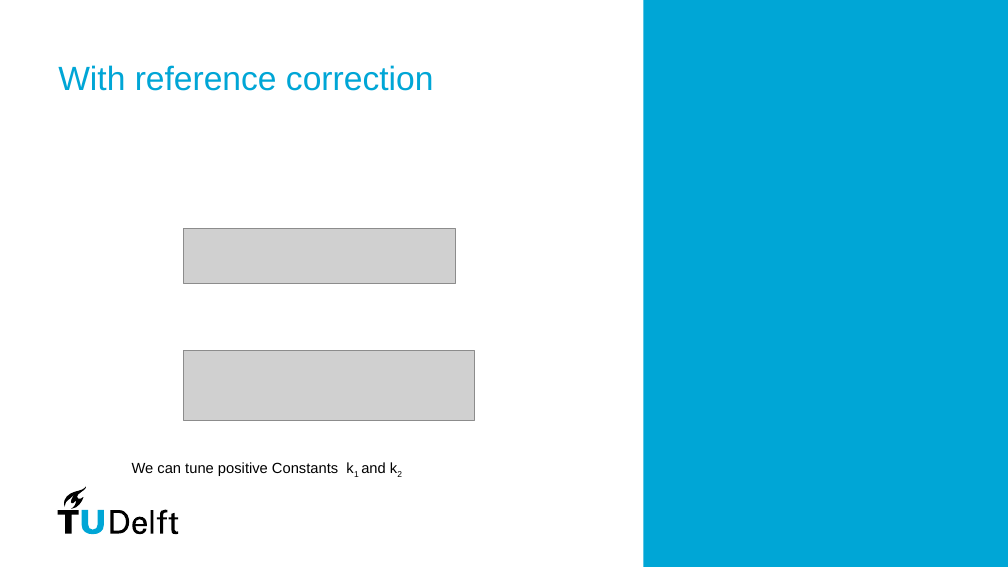
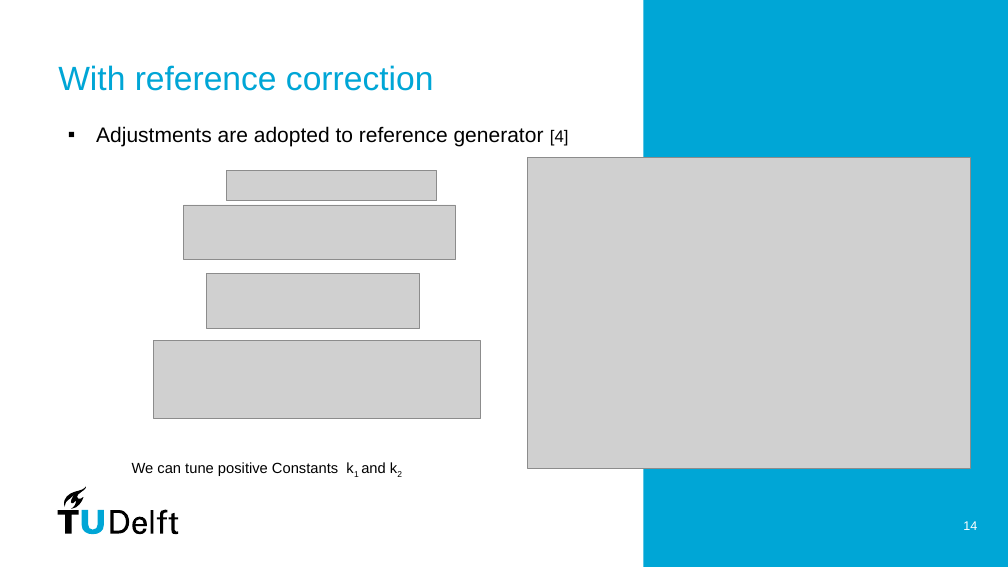
Before and after one commit to PavanPrasad-HG/Vehicle-Dynamics-Control, a slide deck: slide 14 of Group Presentation.pptx (slide 13 before the commit). Drawn at 1008x567 pixels with LibreOffice and Linux fonts; fonts in the diff are those of the drawing; grey boxes stand for pictures. Boxes give left, top, right and bottom in pixels: in the first picture for what was removed or moved away, otherwise in the second. Text is boxed around its words. In the diff, an @@ line names an element or a change of style, - is before the commit and + after.

```diff
--- a/Group Presentation.pptx
+++ b/Group Presentation.pptx
@@ text added at (x1=96, y1=126, x2=569, y2=146), 20 pt, text #000000 @@
+▪ Adjustments are adopted to reference generator [4]
@@ picture added at (x1=227, y1=170, x2=437, y2=200) @@
@@ picture added at (x1=528, y1=157, x2=971, y2=468) @@
@@ picture moved from (x1=184, y1=228, x2=455, y2=284) to (x1=184, y1=205, x2=455, y2=260) @@
@@ picture added at (x1=206, y1=274, x2=420, y2=329) @@
@@ picture resized from (x1=184, y1=351, x2=475, y2=420) to (x1=154, y1=340, x2=481, y2=418) @@
@@ page number added at (x1=963, y1=521, x2=977, y2=530), 12 pt, text #FFFFFF @@
+14
```
Also in this commit, not shown: 10 other slides changed, 2 slides added, 2 slides removed, 1 other file.
